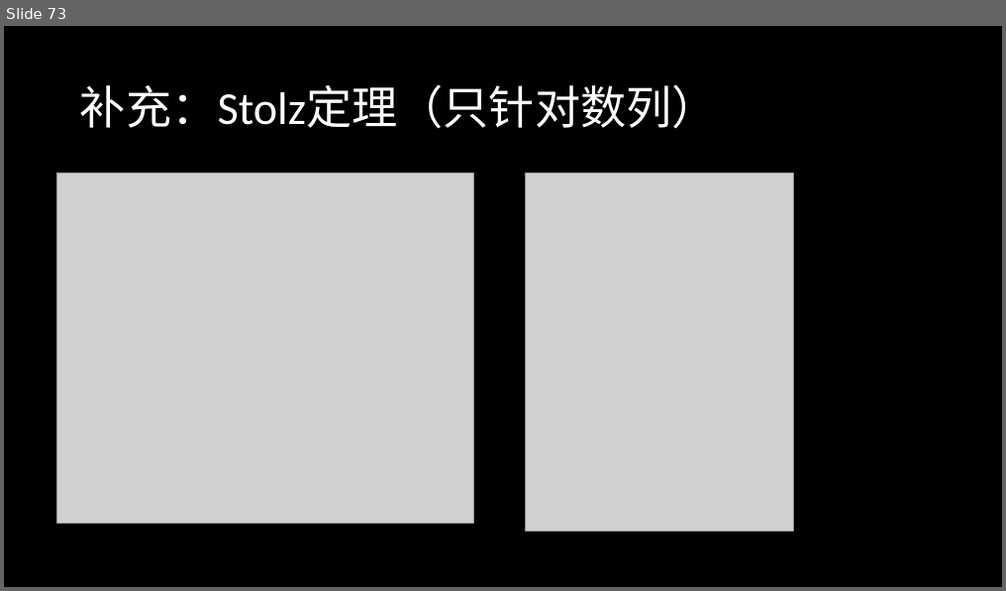
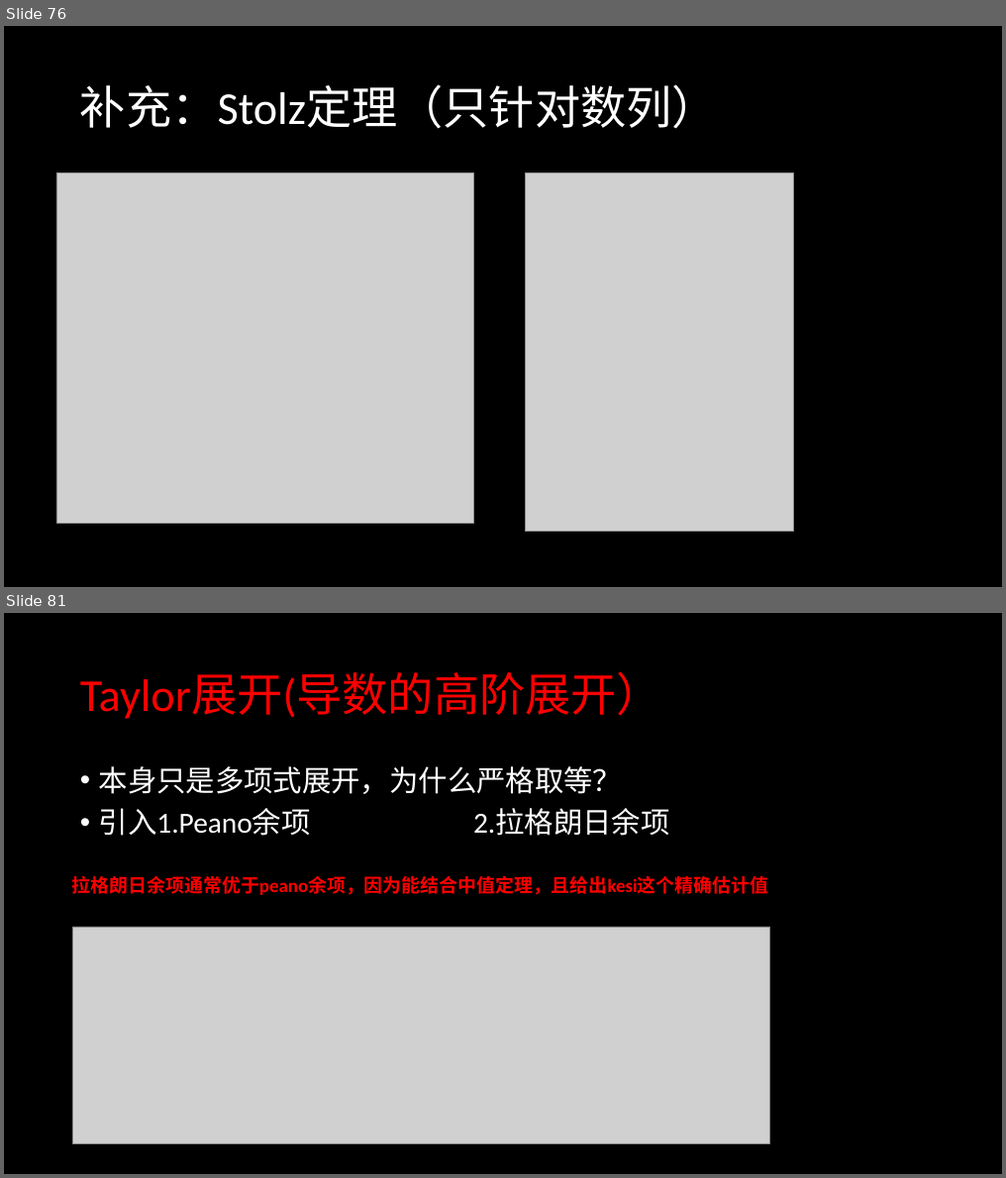
Before and after one commit to SavageTuna/Calculus, a slide deck: 高数1.pptx. Shown one above the other, each under a label of ours: slide 73 before the commit, slides 76 and 81 after it; the slides between them are not shown. The pictures are 1006x591 and 1006x1178 pixels, drawn with LibreOffice and Linux fonts; fonts in the diff are those of the drawing; grey boxes stand for pictures. Boxes give left, top, right and bottom in pixels: in the first picture for what was removed or moved away, otherwise in the second. Text is boxed around its words. In the diff, an @@ line names an element or a change of style, - is before the commit and + after.

```diff
--- a/高数1.pptx
+++ b/高数1.pptx
@@ slide 81 added at (4,613,1002,1174), background #000000 @@
@@ title added at (80,673,662,719), 44 pt, text #FF0000 @@
+Taylor展开(导数的高阶展开）
@@ text added at (99,766,669,836), 28 pt, text #FFFFFF @@
+• 本身只是多项式展开，为什么严格取等？
+• 引入1.Peano余项 2.拉格朗日余项
@@ text added at (72,875,768,895), 18 pt, text #FF0000, bold @@
+拉格朗日余项通常优于peano余项，因为能结合中值定理，且给出kesi这个精确估计值
@@ picture added at (73,927,770,1145) @@
@@ what was slide 73 is now slide 76 @@
```
Also in this commit, not shown: 5 slides changed, 12 other slides added, 3 other files.
